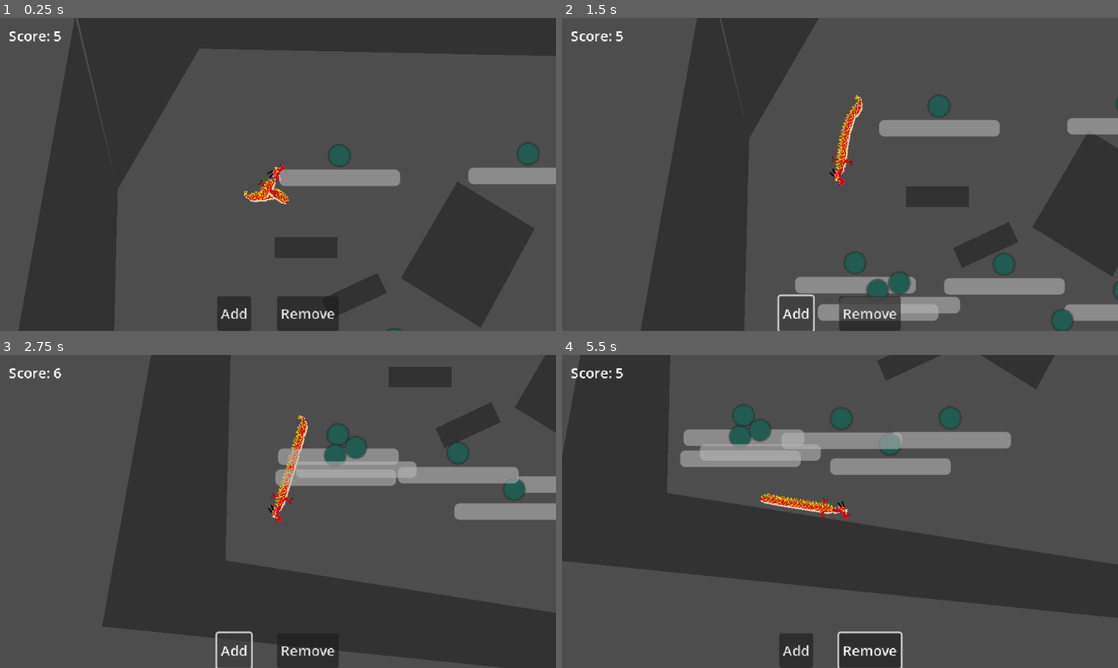
Above: before the commit, frames 1-4 (two rows, left to right).
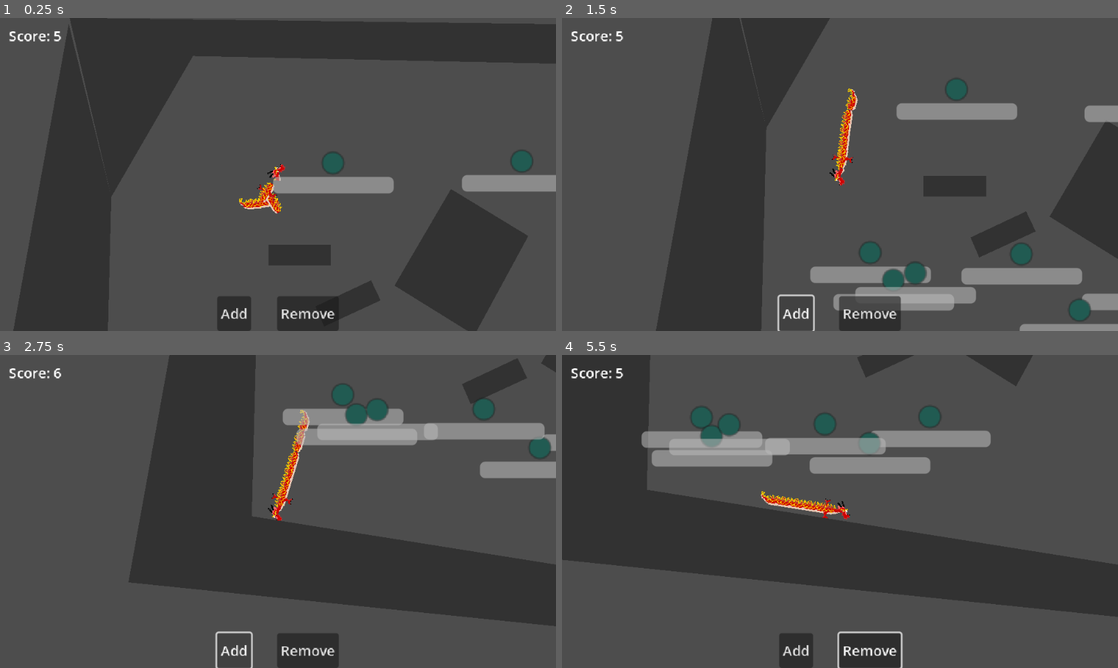
Above: after the commit, the same moments.

Repository: Steaf23/GMTK-2025
Game: Godot game, scene res://world.tscn
Two runs of this game, one before a commit and one after it. Both use one fixed random seed, a clock stepped at 60 frames per second and the inputs below.
Inputs (mouse positions are in pixels of both pictures, inside the frame that each line leads up to):
- Up to frame 1 (0.25 s): no input
- Up to frame 2 (1.5 s): click "Remove" at 0.5 s; click "Add" at 1.25 s
- Up to frame 3 (2.75 s): click "Add" at 2 s
- Up to frame 4 (5.5 s): click "Remove" at 2.75 s; click "Add" at 3.5 s; click "Remove" at 4.25 s; move the mouse to (962, 495) at 5.02 s

The runs differ from the first frame. In frame 1, 8.5% of the frame differs, in the area x 2-100%, y 0-100%; in frame 2, 18%; in frame 3, 38%, in the area x 18-100%, y 0-100%; in frame 4, 8.5%.

Commit message:
- added speed change depending on amount of segments

Diff:
--- a/dragon/dragon.gd
+++ b/dragon/dragon.gd
@@ -5,6 +5,8 @@
 @export var speed: int = 150
 @export var speed_mult: float = 1.0
 
+@export var speed_curve: Curve
+
 @onready var head: CharacterBody2D = $Head
 
 var eating_count = 0
@@ -24,7 +26,7 @@
 
 func _physics_process(delta: float) -> void:
 
-	var cur_speed = speed * speed_mult
+	var cur_speed = speed * speed_mult * speed_curve.sample(segments().size())
 
 	$Head.speed = cur_speed
 	var leading: Node2D = head
@@ -60,8 +62,8 @@
 
 	var b = $Body.get_children().pop_front()
 
-	if $Body.get_child(0) is Segment:
-		$Body.get_child(0).is_last = true
+	if $Body.get_child(1) is Segment:
+		$Body.get_child(1).is_last = true
 	b.queue_free()
 
 
@@ -229,6 +231,18 @@
 		#print("WINDOW at start ", start_segment_body.get_index(), " to loose!")
 
 
+func get_speed_multiplier(segment_count: int) -> float:
+	var min_segments = 3
+	var max_segments = 30
+	var max_speed = 1.75
+	var min_speed = 0.75
+
+	segment_count = clamp(segment_count, min_segments, max_segments)
+
+	var t = float(segment_count - min_segments) / (max_segments - min_segments)
+	return lerp(max_speed, min_speed, t)
+
+
 func take_damage(part: Node2D) -> void:
 	if not $InvincibleTimer.is_stopped():
 		return
--- a/dragon/dragon.tscn
+++ b/dragon/dragon.tscn
@@ -8,6 +8,13 @@
 [ext_resource type="Texture2D" uid="uid://b7ghp35aonbdg" path="res://dragon/dragon_sprites/dragon_head5f.png" id="6_r8lk1"]
 [ext_resource type="Texture2D" uid="uid://3mqjc35frbdt" path="res://dragon/dragon_sprites/dragon_head6f.png" id="7_g2ok4"]
 [ext_resource type="Texture2D" uid="uid://dy3p8cyl3371q" path="res://dragon/dragon_sprites/dragon_head1f.png" id="7_qw8pt"]
+
+[sub_resource type="Curve" id="Curve_g2ok4"]
+_limits = [0.0, 1.75, 0.0, 40.0]
+_data = [Vector2(2.85714, 1.375), 0.0, -0.0234838, 0, 0, Vector2(25.7143, 1.125), -0.017493, -0.017493, 0, 0, Vector2(40, 0.875), -0.0150176, 0.0, 0, 0]
+point_count = 3
+metadata/_snap_enabled = true
+metadata/_snap_count = 14
 
 [sub_resource type="CircleShape2D" id="CircleShape2D_aqk2v"]
 
@@ -50,6 +57,7 @@
 
 [node name="Dragon" type="Node2D"]
 script = ExtResource("1_lmeim")
+speed_curve = SubResource("Curve_g2ok4")
 
 [node name="Body" type="Node2D" parent="."]
 
Not shown: 1 places in dragon/dragon.tscn that only renumber resources
